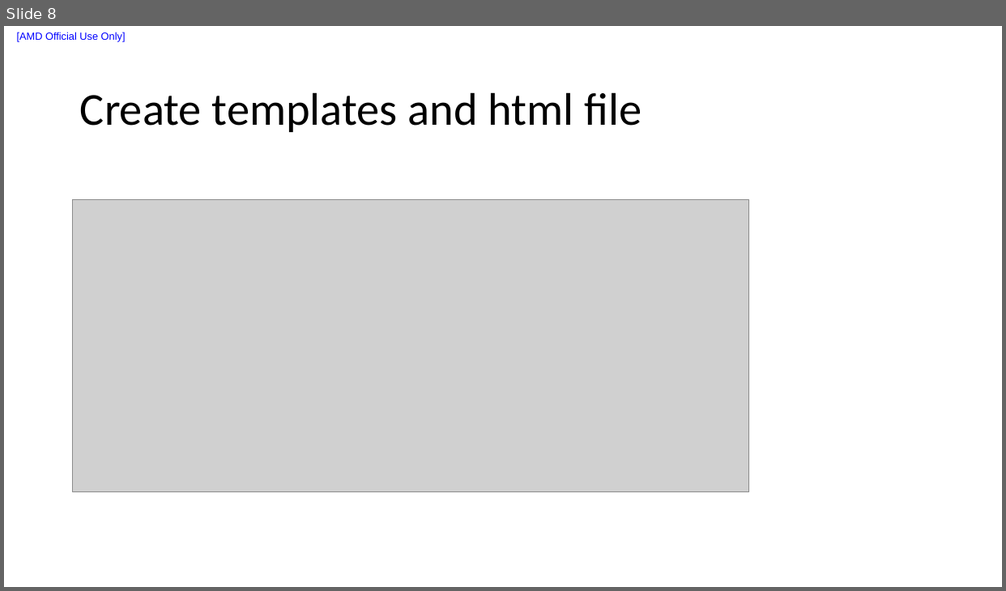
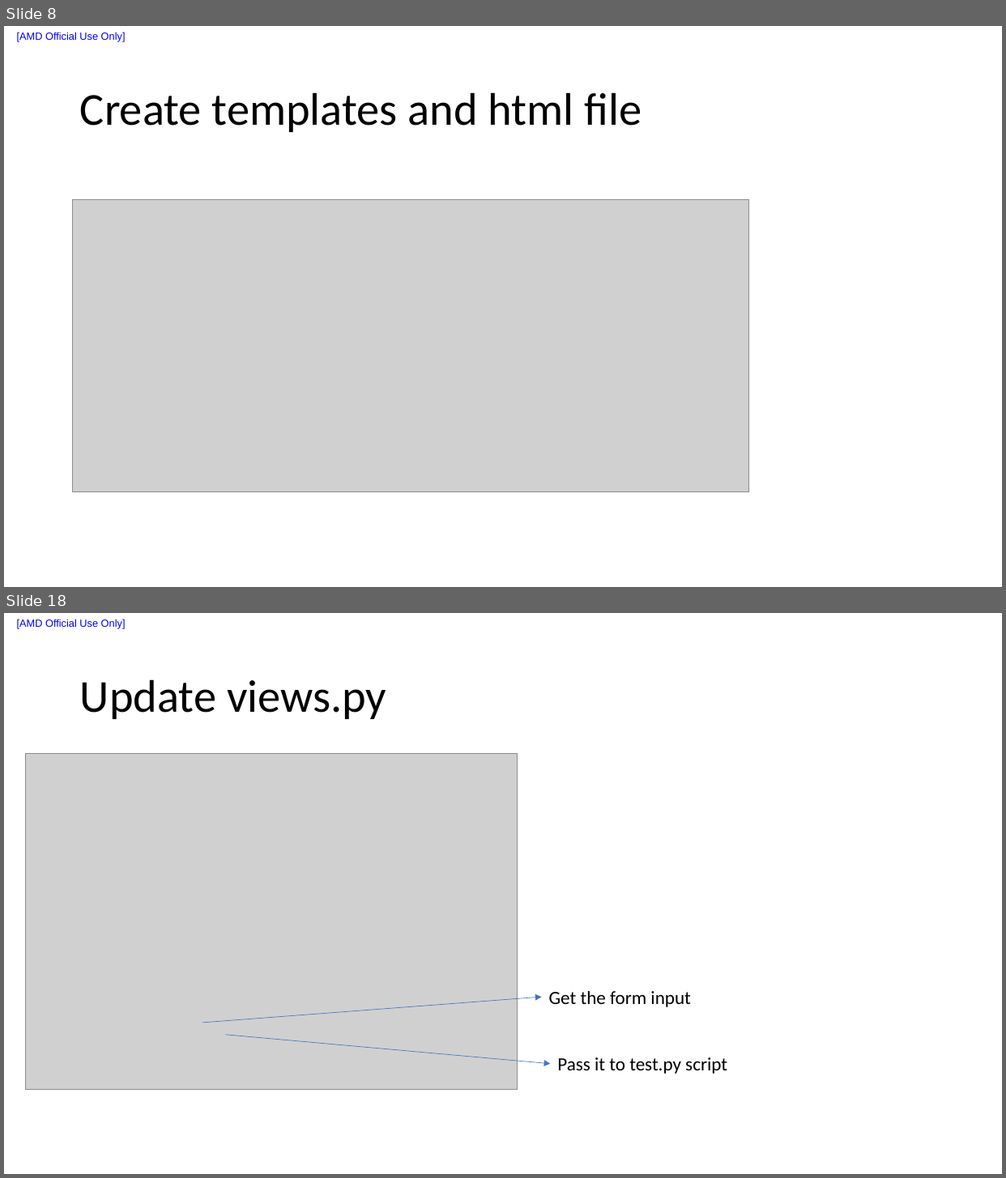
Before and after one commit to liuxu-github-ui/Django, a slide deck: Create new app.pptx. Shown one above the other, each under a label of ours: slide 8 before the commit, slides 8 and 18 after it; the slides between them are not shown. The pictures are 1006x591 and 1006x1178 pixels, drawn with LibreOffice and Linux fonts; fonts in the diff are those of the drawing; grey boxes stand for pictures. Boxes give left, top, right and bottom in pixels: in the first picture for what was removed or moved away, otherwise in the second. Text is boxed around its words. In the diff, an @@ line names an element or a change of style, - is before the commit and + after.

```diff
--- a/Create new app.pptx
+++ b/Create new app.pptx
@@ slide 18 added at [4,613,1002,1174], background #FFFFFF; not listed: 1 template element that a slide beside it also shows @@
@@ title added at [80,679,386,719], 44 pt, text #000000 @@
+Update views.py
@@ picture added at [25,754,518,1090] @@
@@ arrow added from (203, 1023) to (542, 997), #4472C4 0.5 pt @@
@@ text added at [549,991,690,1007], 18 pt, text #000000 @@
+Get the form input
@@ arrow added from (226, 1035) to (551, 1064), #4472C4 0.5 pt @@
@@ text added at [557,1058,727,1074], 18 pt, text #000000 @@
+Pass it to test.py script
```
Also in this commit, not shown: 1 slide changed, 9 other slides added, 8 other files.
